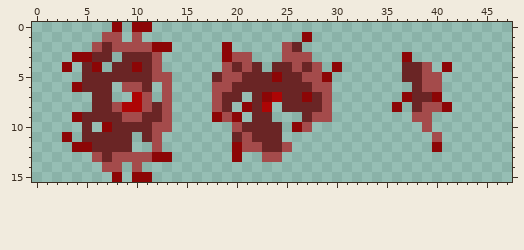
Two versions of one pixel-art sprite, Assets/Sprites/platelinCorpse.png. That is the earlier state.
The file is 48x16 pixels.
After:
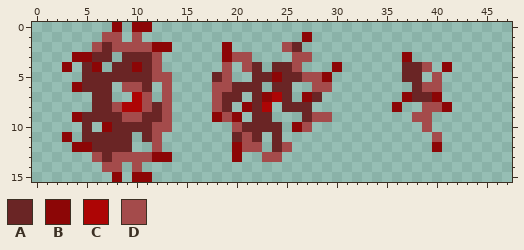
Palette (. is transparent): A #6a2525  B #8c0606  C #ad0505  D #a44b4b
Log entry: platelin & worm corpses
Diff:
Colour A is removed in row 4 at x 20 and 27; in row 5 at x 21; in row 6 at x 23 and 26 to 27; in row 7 at x 26; in row 8 at x 28 and 38; in rows 11 to 12 at x 23.
Colour D is removed in row 3 at x 25; in row 4 at x 28; in row 5 at x 20 and 39; in rows 7 to 8 at x 29.
Boxes around the changes in both pictures, in picture pixels (x1, y1, x2, y2):
erased: (232, 52, 332, 152)
erased: (412, 72, 432, 112)
